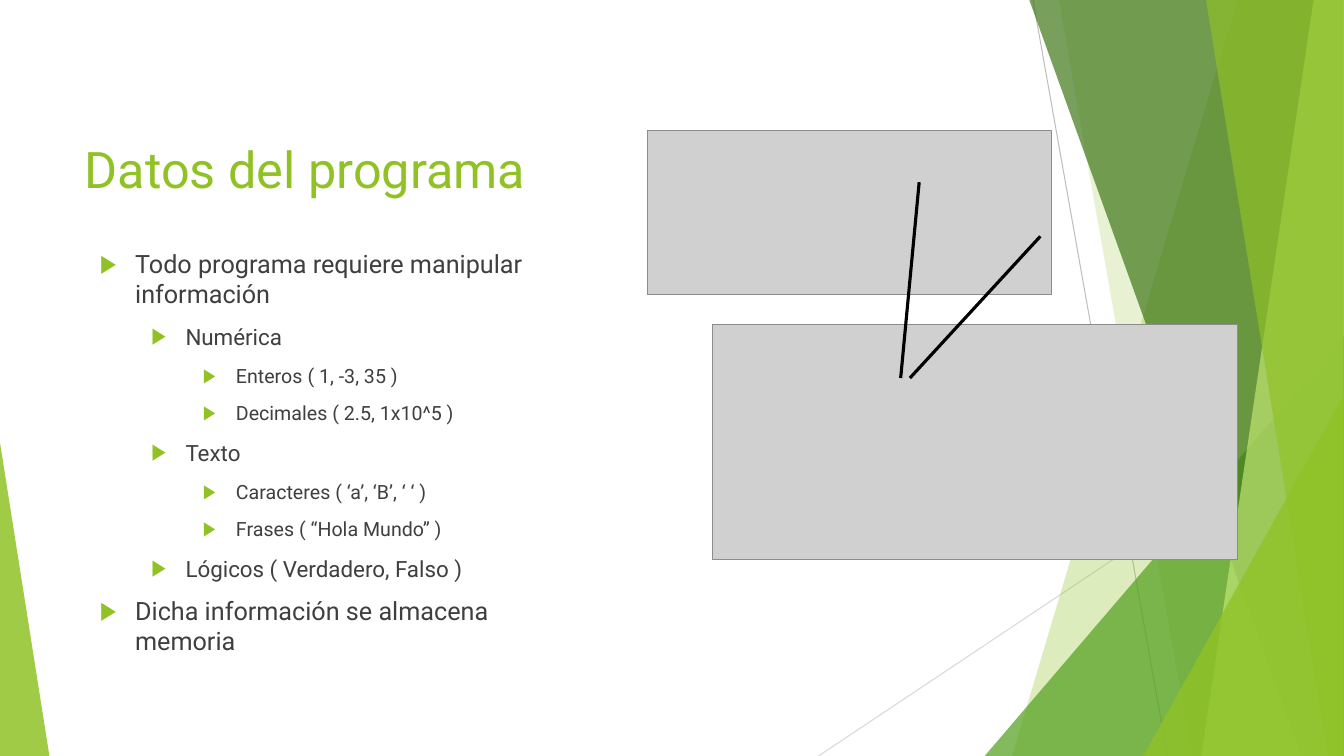
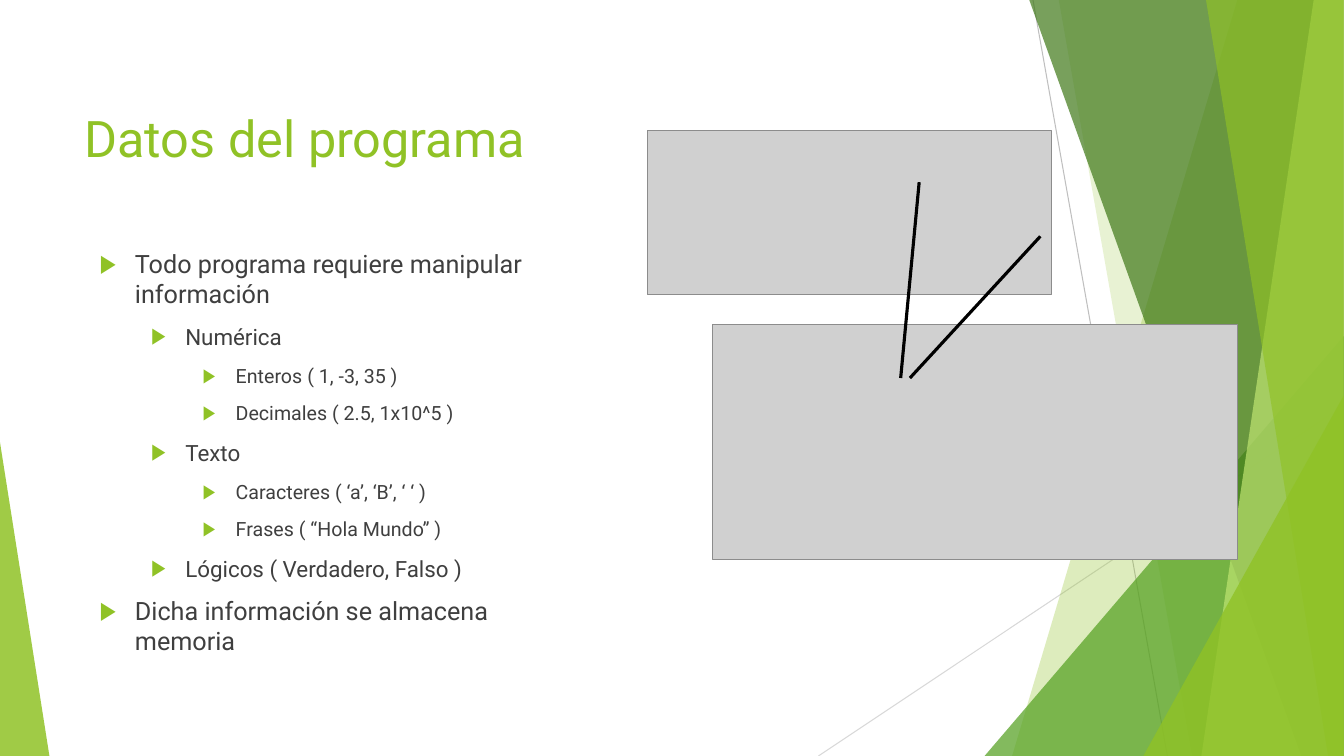
Before and after one commit to jomarnavarro/basicJava, a slide deck: slide 5 of slides/Selenium, module 2b.pptx. Drawn at 1344x756 pixels with LibreOffice and Linux fonts; fonts in the diff are those of the drawing; grey boxes stand for pictures. Boxes give left, top, right and bottom in pixels: in the first picture for what was removed or moved away, otherwise in the second. Text is boxed around its words. In the diff, an @@ line names an element or a change of style, - is before the commit and + after.

```diff
--- a/slides/Selenium, module 2b.pptx
+++ b/slides/Selenium, module 2b.pptx
@@ text "Datos del programa": place and size @@
-text "Datos del programa" at [85, 150, 525, 199]
+text "Datos del programa" at [85, 119, 525, 168]
```
Also in this commit, not shown: 20 other slides changed, 2 slides added, 1 slide removed, 33 other files.
